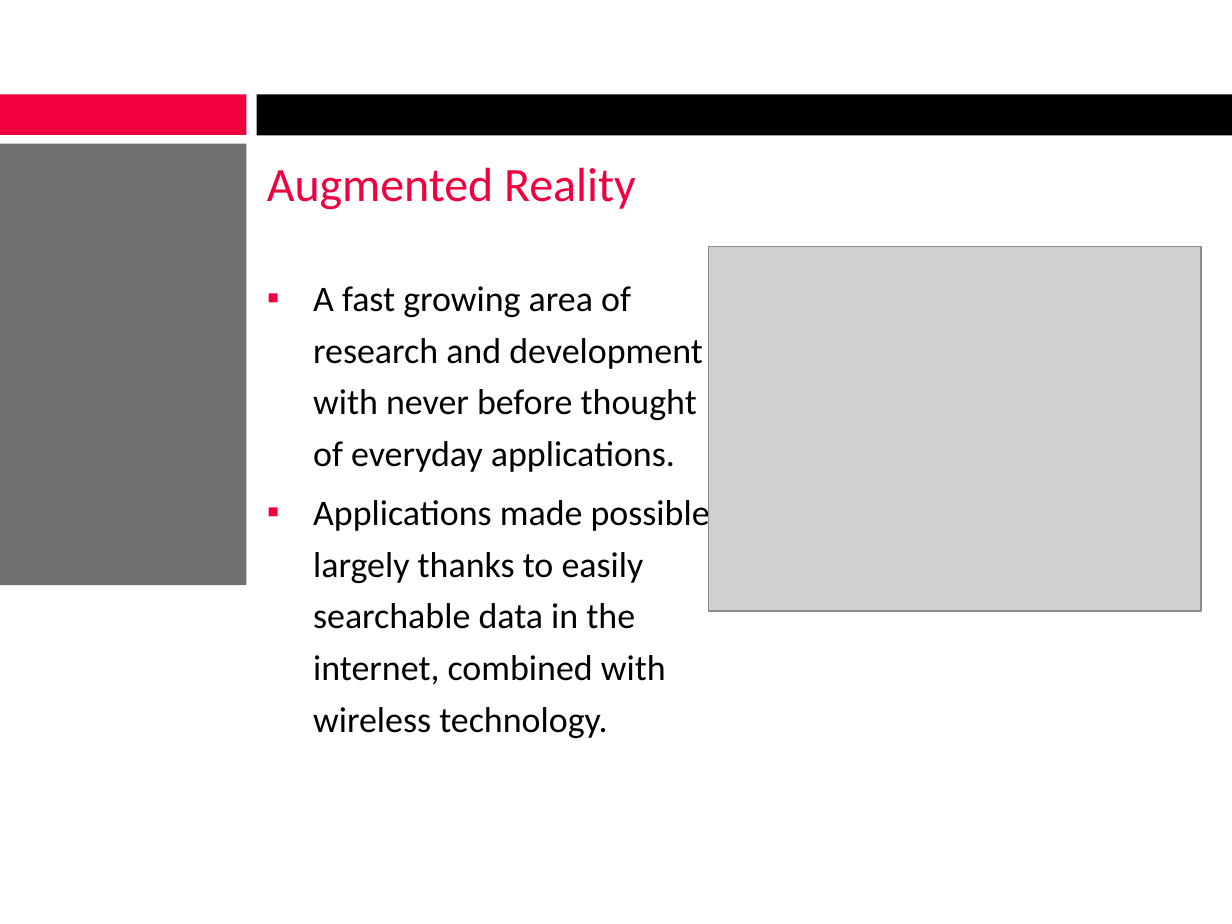
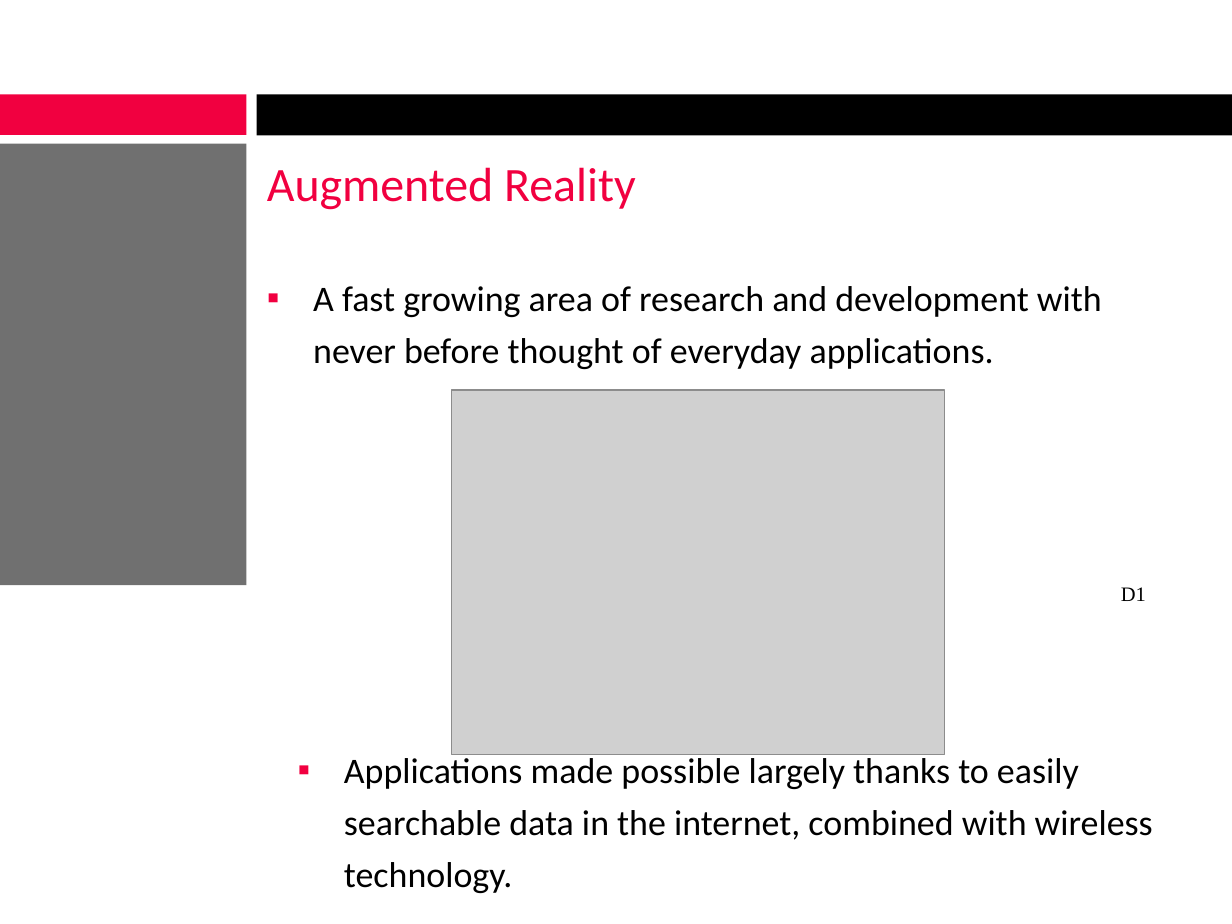
Before and after one commit to alexcraig/RoboWars, a slide deck: slide 2 of docs/presentation_slides/RoboWarsPresentation_AlexDinardo.pptx. Drawn at 1232x924 pixels with LibreOffice and Linux fonts; fonts in the diff are those of the drawing; grey boxes stand for pictures; background and template pictures are left out. Boxes give left, top, right and bottom in pixels: in the first picture for what was removed or moved away, otherwise in the second. Text is boxed around its words. In the diff, an @@ line names an element or a change of style, - is before the commit and + after.

```diff
--- a/docs/presentation_slides/RoboWarsPresentation_AlexDinardo.pptx
+++ b/docs/presentation_slides/RoboWarsPresentation_AlexDinardo.pptx
@@ picture: place and size @@
-picture at bbox=[708, 246, 1201, 611]
+picture at bbox=[452, 391, 945, 755]
@@ text at bbox=[313, 495, 710, 738]: paragraph removed @@
-▪ Applications made possible largely thanks to easily searchable data in the internet, combined with wireless technology.
@@ text added at bbox=[1121, 587, 1146, 601], 12 pt, text #000000 @@
+D1
@@ text added at bbox=[344, 754, 1153, 893], 21 pt, text #000000 @@
+▪ Applications made possible largely thanks to easily searchable data in the internet, combined with wireless technology.
```
Also in this commit, not shown: 10 other slides changed, 2 slides removed, 3 other files.
